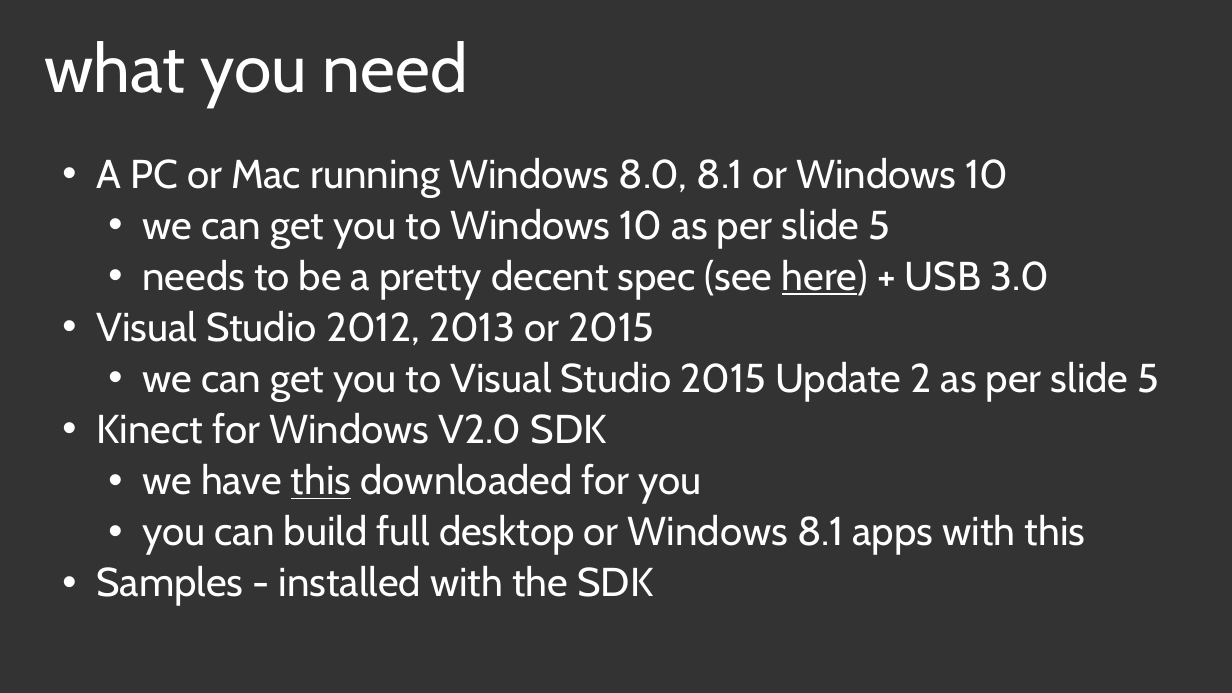
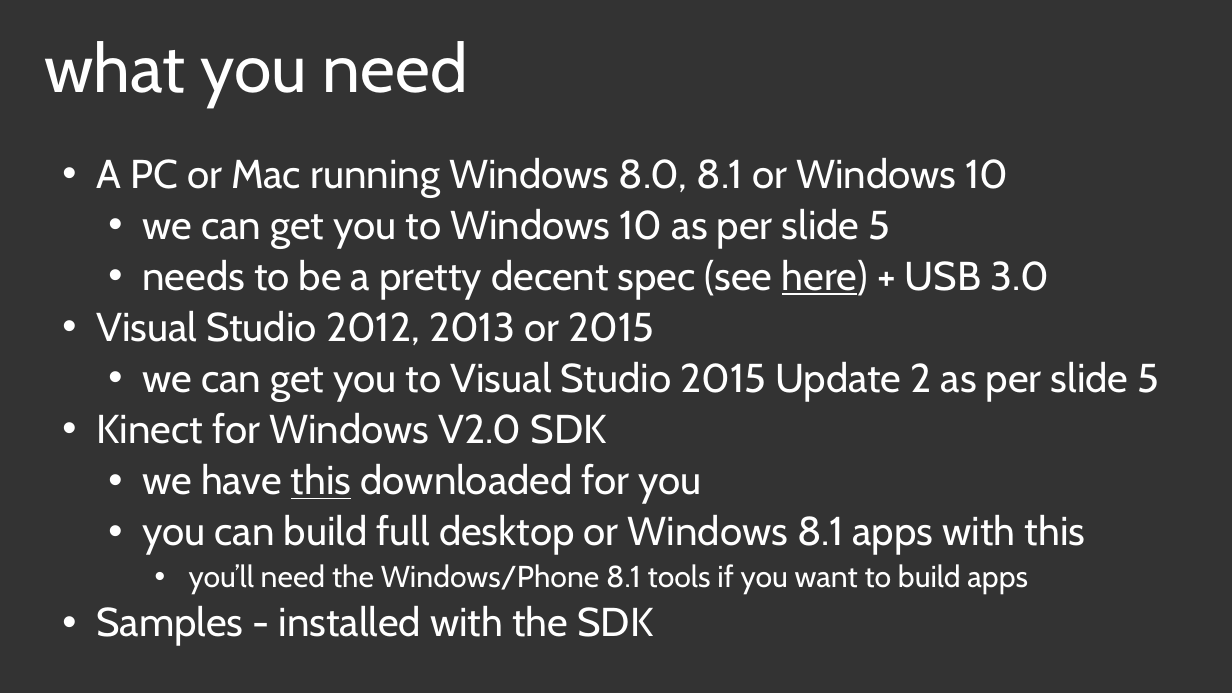
Before and after one commit to mtaulty/RecognitionHack, a slide deck: slide 8 of MikeTaulty_RecognitionHack.pptx. Drawn at 1232x693 pixels with LibreOffice and Linux fonts; fonts in the diff are those of the drawing; background and template pictures are left out. Boxes give left, top, right and bottom in pixels: in the first picture for what was removed or moved away, otherwise in the second. Text is boxed around its words. In the diff, an @@ line names an element or a change of style, - is before the commit and + after.

```diff
--- a/MikeTaulty_RecognitionHack.pptx
+++ b/MikeTaulty_RecognitionHack.pptx
@@ text at <box>189,564,1028,595</box>: paragraph added @@
+    • you’ll need the Windows/Phone 8.1 tools if you want to build apps
```
Also in this commit, not shown: 1 other slide changed.
